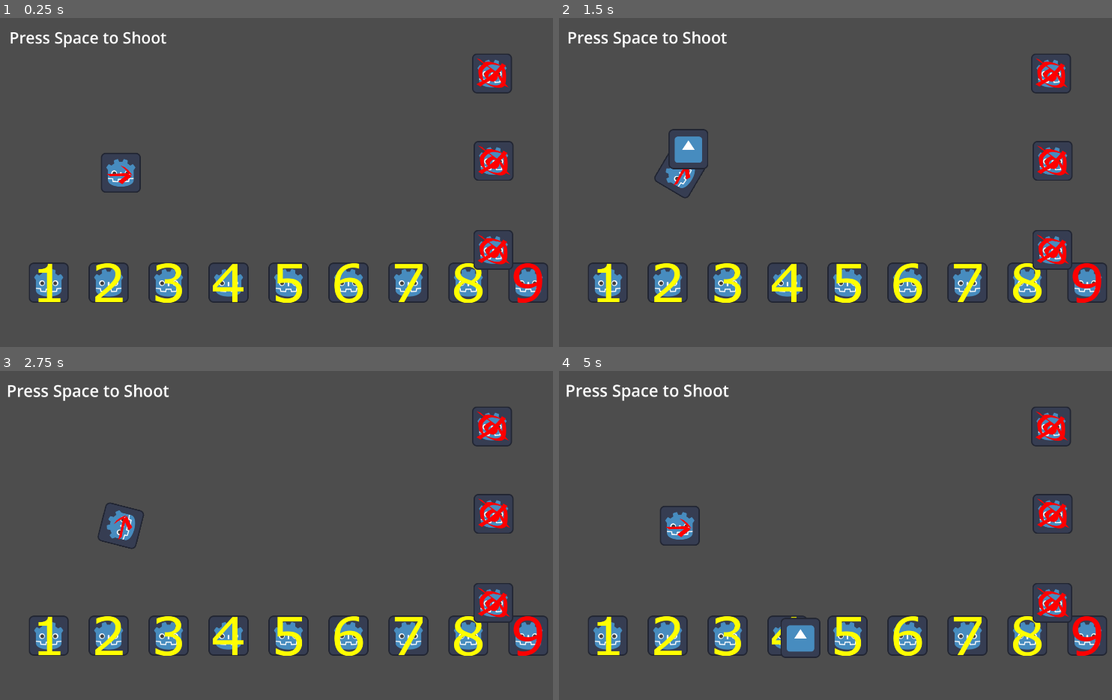
Above: before the commit, frames 1-4 (two rows, left to right).
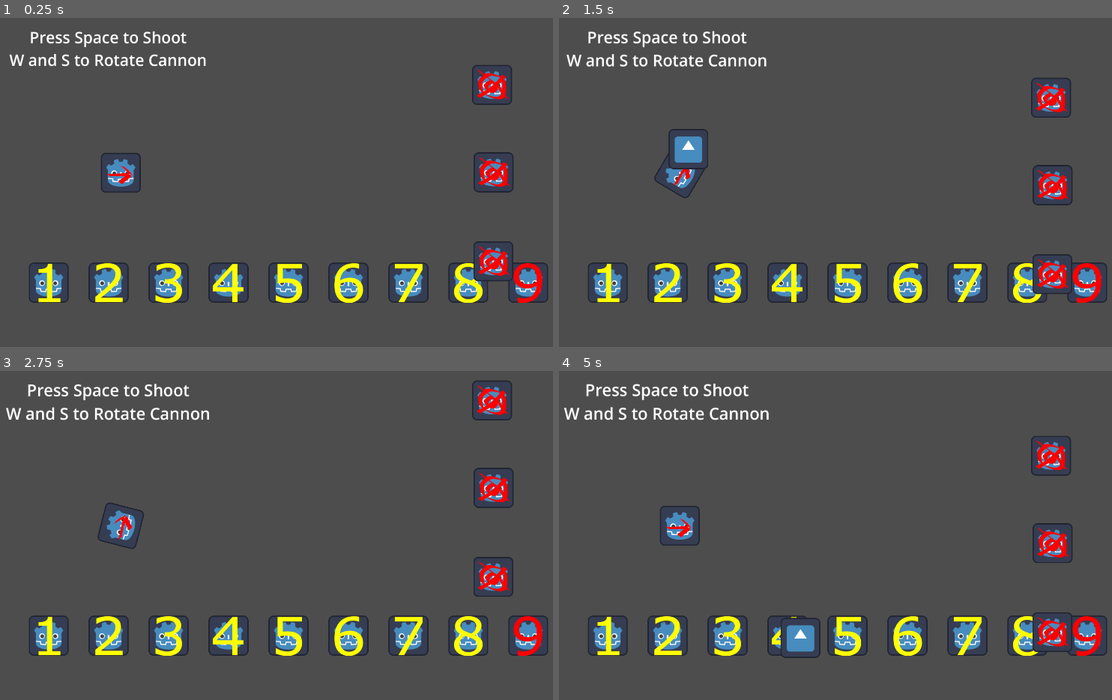
Above: after the commit, the same moments.

Repository: matouseek/game-jam-25
Game: Godot game, scene res://scenes/minigames/2shooting_balls.tscn
Same seed, same stepped clock (60 frames per second), same inputs: the game is played once before the commit and once after it. The project has no main scene, so this scene is started directly. The engine's default icon, where the game draws it, is replaced by a stand-in: a white triangle on a blue panel in a dark square. Sound files missing from this copy of the repository are replaced by a short silence.
Inputs (mouse positions are in pixels of both pictures, inside the frame that each line leads up to):
- Up to frame 1 (0.25 s): no input
- Up to frame 2 (1.5 s): tap Space (shoot) at 0.5, 0.6, 1.25, 1.35 s; move the mouse to (979, 162) at 0.52 s; hold W (up) 0.53-1.28 s; move the mouse to (724, 195) at 1.27 s; hold S (down) from 1.28 s (still down)
- Up to frame 3 (2.75 s): tap Space (shoot) at 2, 2.1 s; move the mouse to (348, 456) at 2.02 s; release S (down) at 2.03 s; hold W (up) from 2.03 s (still down)
- Up to frame 4 (5 s): tap Space (shoot) at 2.75, 2.85, 3.5, 3.6, 4.25, 4.35 s; move the mouse to (818, 598) at 2.77 s; move the mouse to (1029, 581) at 3.52 s; release W (up) at 3.53 s; hold S (down) from 3.53 s (still down); move the mouse to (669, 479) at 4.27 s

The runs differ from the first frame. In frame 1, 3.0% of the frame differs, in the area x 1-93%, y 3-81%; in frame 2, 3.9%; in frame 3, 4.0%; in frame 4, 4.1%, in the area x 0-93%, y 3-86%.

Commit message:
Make spider like target movement

Diff:
--- a/scenes/minigames/2shooting_balls.tscn
+++ b/scenes/minigames/2shooting_balls.tscn
@@ -32,4 +32,6 @@
 offset_bottom = 123.0
 size_flags_horizontal = 4
 theme_override_font_sizes/font_size = 50
-text = "Press Space to Shoot"
+text = "Press Space to Shoot
+W and S to Rotate Cannon"
+horizontal_alignment = 1
--- a/scripts/target.gd
+++ b/scripts/target.gd
@@ -4,15 +4,25 @@
 
 signal i_am_destroyed
 
+# move timer
+const SPEED : float = 1.5
+const AMPLITUDE : float = 100.0
+var ticks = 0
+
+var start_y
+
 # Called when the node enters the scene tree for the first time.
 func _ready():
 	area_entered.connect(on_hit_by_bullet)
+	start_y = position.y
 	pass # Replace with function body.
 
 
 # Called every frame. 'delta' is the elapsed time since the previous frame.
 func _process(delta):
-	pass
+	ticks += delta * SPEED
+	position.y = start_y + sin(ticks) * AMPLITUDE
+
 
 func on_hit_by_bullet(area):
 	i_am_destroyed.emit()
